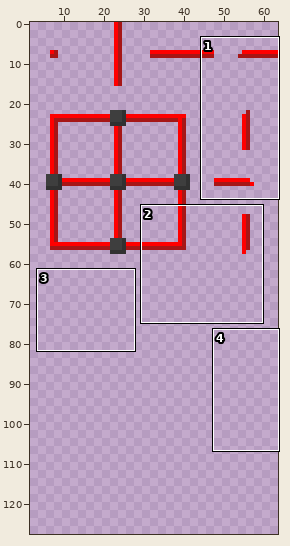
One commit to this sprite sheet: textures/cables.png. The first picture is a wide view before the edit; the outline marks the close-up.
Close-up. As it was:
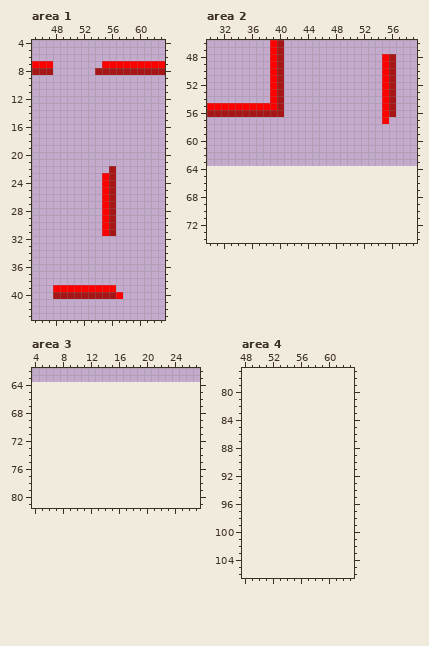
The file is 64x64 pixels. Shown: area 1: x 45..63, y 4..43; area 2: x 30..59, y 46..74; area 3: x 4..27, y 62..81; area 4: x 48..63, y 77..106. The old version is drawn lined up with the new one, on the new canvas. The wide view leaves out empty margins. The commit also changed other parts of the picture, which this record leaves out.
New version:
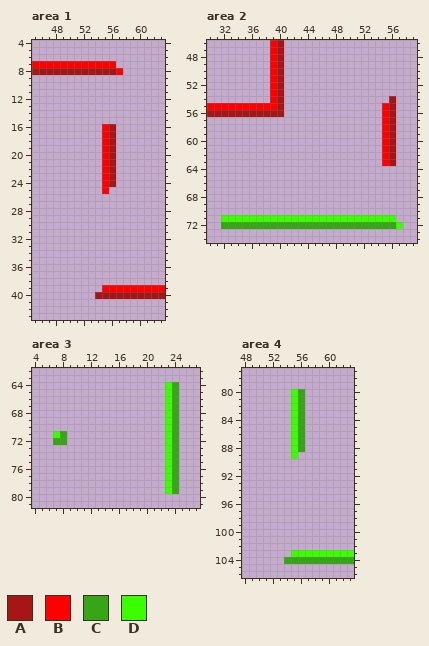
Palette (. is transparent): A #a61616  B #ff0000  C #37a616  D #3bff00
Edits made:
canvas 64x64 -> 64x128
--- area 1
@@ x 45..63 @@
  6 ...................
- 7 BBB.......BBBBBBBBB
- 8 AAA......AAAAAAAAAA
+ 7 BBBBBBBBBBBB.......
+ 8 AAAAAAAAAAAAB......
  9 ...................
@@ x 53..58 @@
 15 ......
-16 ......
-17 ......
-18 ......
-19 ......
-20 ......
-21 ......
-22 ...A..
+16 ..BA..
+17 ..BA..
+18 ..BA..
+19 ..BA..
+20 ..BA..
+21 ..BA..
+22 ..BA..
 23 ..BA..
 24 ..BA..
-25 ..BA..
-26 ..BA..
-27 ..BA..
-28 ..BA..
-29 ..BA..
-30 ..BA..
-31 ..BA..
+25 ..B...
+26 ......
+27 ......
+28 ......
+29 ......
+30 ......
+31 ......
 32 ......
@@ x 45..63 @@
 38 ...................
-39 ...BBBBBBBBB.......
-40 ...AAAAAAAAAB......
+39 ..........BBBBBBBBB
+40 .........AAAAAAAAAA
 41 ...................
--- area 2
@@ x 53..58 @@
 47 ......
-48 ..BA..
-49 ..BA..
-50 ..BA..
-51 ..BA..
-52 ..BA..
-53 ..BA..
-54 ..BA..
+48 ......
+49 ......
+50 ......
+51 ......
+52 ......
+53 ......
+54 ...A..
 55 ..BA..
 56 ..BA..
-57 ..B...
-58 ......
-59 ......
-60 ......
-61 ......
-62 ......
-63 ......
+57 ..BA..
+58 ..BA..
+59 ..BA..
+60 ..BA..
+61 ..BA..
+62 ..BA..
+63 ..BA..
 64 ......
@@ x 30..59 @@
 70 ..............................
-71 ..............................
-72 ..............................
+71 ..DDDDDDDDDDDDDDDDDDDDDDDDD...
+72 ..CCCCCCCCCCCCCCCCCCCCCCCCCD..
 73 ..............................
--- area 3
@@ x 4..27 @@
 63 ........................
-64 ........................
-65 ........................
-66 ........................
-67 ........................
-68 ........................
-69 ........................
-70 ........................
-71 ........................
-72 ........................
-73 ........................
-74 ........................
-75 ........................
-76 ........................
-77 ........................
-78 ........................
-79 ........................
+64 ...................DC...
+65 ...................DC...
+66 ...................DC...
+67 ...................DC...
+68 ...................DC...
+69 ...................DC...
+70 ...................DC...
+71 ...DC..............DC...
+72 ...CC..............DC...
+73 ...................DC...
+74 ...................DC...
+75 ...................DC...
+76 ...................DC...
+77 ...................DC...
+78 ...................DC...
+79 ...................DC...
 80 ........................
--- area 4
@@ x 53..58 @@
  79 ......
- 80 ......
- 81 ......
- 82 ......
- 83 ......
- 84 ......
- 85 ......
- 86 ......
- 87 ......
- 88 ......
- 89 ......
+ 80 ..DC..
+ 81 ..DC..
+ 82 ..DC..
+ 83 ..DC..
+ 84 ..DC..
+ 85 ..DC..
+ 86 ..DC..
+ 87 ..DC..
+ 88 ..DC..
+ 89 ..D...
  90 ......
@@ x 48..63 @@
 102 ................
-103 ................
-104 ................
+103 .......DDDDDDDDD
+104 ......CCCCCCCCCC
 105 ................
